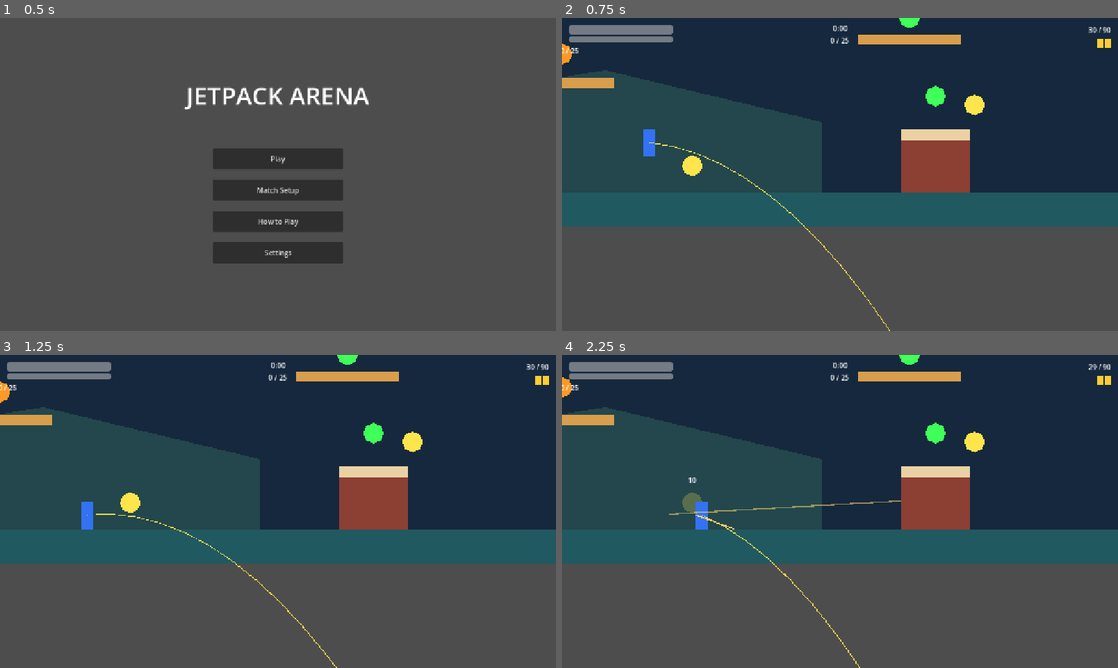
Above: before the commit, frames 1-4 (two rows, left to right).
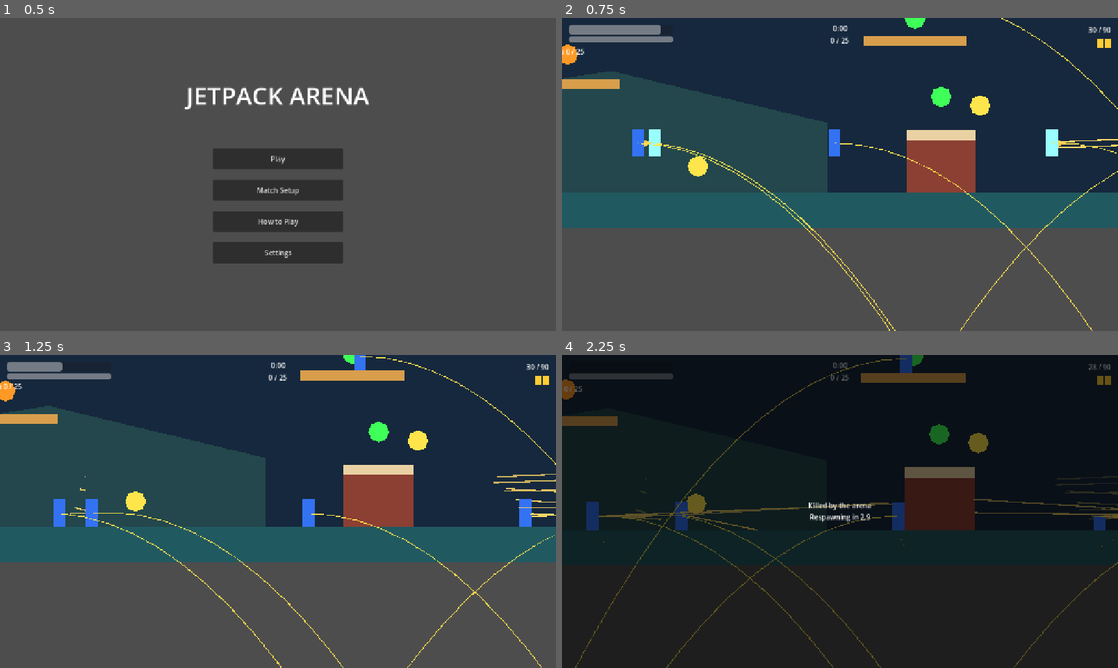
Above: after the commit, the same moments.

Repository: techafreshh/jetpack
Game: Godot game, scene res://scenes/boot.tscn
Two runs of this game, one before a commit and one after it. Both use one fixed random seed, a clock stepped at 60 frames per second and the inputs below.
Inputs (mouse positions are in pixels of both pictures, inside the frame that each line leads up to):
- Up to frame 1 (0.5 s): no input
- Up to frame 2 (0.75 s): click "Play" at 0.5 s
- Up to frame 3 (1.25 s): no input
- Up to frame 4 (2.25 s): tap Enter at 1.25 s; move the mouse to (962, 495) at 1.27 s; hold S (crouch) 1.28-2.03 s; hold D (move_right) from 1.28 s (still down); tap W at 1.52 s; click (962, 495) at 1.55 s; move the mouse to (728, 527) at 2.02 s; click (728, 527) at 2.1 s

Frame 1 is identical in both runs. In frame 2, 3.7% of the frame differs, in the area x 0-100%, y 0-100%; in frame 3, 4.9%; in frame 4, 100%.

Commit message:
[#22] Gamepad parity, 1-human-plus-7-bots full match, fixed-timestep audit
Pad bindings on all input actions plus runtime backfill and right-stick
aim in HumanPilot; match seats You plus 7 bots to results and rematch;
bot_count 8->7; how-to gamepad row; docs/BRAINSTORM.md; headless
test_gamepad and test_full_match suites green.

Diff:
--- a/jetpack/project.godot
+++ b/jetpack/project.godot
@@ -30,12 +30,12 @@
 
 [input]
 
-move_left={"deadzone": 0.2, "events": [Object(InputEventKey, …(542 unchanged characters)… "location":0,"echo":false,"script":null)]}
-move_right={"deadzone": 0.2, "events": [Object(InputEventKey …(543 unchanged characters)… "location":0,"echo":false,"script":null)]}
-crouch={"deadzone": 0.2, "events": [Object(InputEventKey,"re …(539 unchanged characters)… "location":0,"echo":false,"script":null)]}
-fly={"deadzone": 0.2, "events": [Object(InputEventKey,"resou …(836 unchanged characters)… "location":0,"echo":false,"script":null)]}
-fire={"deadzone": 0.2, "events": [Object(InputEventMouseButt …(295 unchanged characters)… alse,"double_click":false,"script":null)]}
-throw_grenade={"deadzone": 0.2, "events": [Object(InputEvent …(241 unchanged characters)… "location":0,"echo":false,"script":null)]}
+move_left={"deadzone": 0.2, "events": [Object(InputEventKey, …(542 unchanged characters)… "location":0,"echo":false,"script":null), Object(InputEventJoypadButton,"resource_local_to_scene":false,"resource_name":"","device":-1,"button_index":13,"pressure":0.0,"pressed":false,"script":null), Object(InputEventJoypadMotion,"resource_local_to_scene":false,"resource_name":"","device":-1,"axis":0,"axis_value":-1.0,"script":null)]}
+move_right={"deadzone": 0.2, "events": [Object(InputEventKey …(543 unchanged characters)… "location":0,"echo":false,"script":null), Object(InputEventJoypadButton,"resource_local_to_scene":false,"resource_name":"","device":-1,"button_index":14,"pressure":0.0,"pressed":false,"script":null), Object(InputEventJoypadMotion,"resource_local_to_scene":false,"resource_name":"","device":-1,"axis":0,"axis_value":1.0,"script":null)]}
+crouch={"deadzone": 0.2, "events": [Object(InputEventKey,"re …(539 unchanged characters)… "location":0,"echo":false,"script":null), Object(InputEventJoypadButton,"resource_local_to_scene":false,"resource_name":"","device":-1,"button_index":1,"pressure":0.0,"pressed":false,"script":null)]}
+fly={"deadzone": 0.2, "events": [Object(InputEventKey,"resou …(836 unchanged characters)… "location":0,"echo":false,"script":null), Object(InputEventJoypadButton,"resource_local_to_scene":false,"resource_name":"","device":-1,"button_index":0,"pressure":0.0,"pressed":false,"script":null)]}
+fire={"deadzone": 0.2, "events": [Object(InputEventMouseButt …(295 unchanged characters)… alse,"double_click":false,"script":null), Object(InputEventJoypadButton,"resource_local_to_scene":false,"resource_name":"","device":-1,"button_index":10,"pressure":0.0,"pressed":false,"script":null), Object(InputEventJoypadMotion,"resource_local_to_scene":false,"resource_name":"","device":-1,"axis":5,"axis_value":1.0,"script":null)]}
+throw_grenade={"deadzone": 0.2, "events": [Object(InputEvent …(241 unchanged characters)… "location":0,"echo":false,"script":null), Object(InputEventJoypadButton,"resource_local_to_scene":false,"resource_name":"","device":-1,"button_index":9,"pressure":0.0,"pressed":false,"script":null)]}
 
 [physics]
 
--- a/jetpack/resources/config/match.cfg
+++ b/jetpack/resources/config/match.cfg
@@ -3,5 +3,5 @@
 time_limit_s=300.0
 sudden_death_s=30.0
 countdown_s=3.0
-bot_count=8
+bot_count=7
 difficulty="standard"
--- a/jetpack/scenes/ui/howto.tscn
+++ b/jetpack/scenes/ui/howto.tscn
@@ -43,6 +43,7 @@
 Grenade: G
 Reload: R
 Weapons: 1-8
+Gamepad: left stick / DPad to move, right stick to aim, A to fly, RT or RB to fire, LB grenade, B crouch
 
 First to the score target wins. If the clock runs out, the leader wins; a tied clock means sudden death — next kill takes the match."
 autowrap_mode = 2
--- a/jetpack/scripts/match.gd
+++ b/jetpack/scripts/match.gd
@@ -37,6 +37,8 @@
 		_manager = MatchManager.new()
 		_manager.name = "MatchManager"
 		add_child(_manager)
+	_manager.ensure_participant("You")
+	_manager.seat_bots()
 	var points := _spawner.spawn_points()
 	var idx := Spawner.choose_spawn(points, [])
 	if idx >= 0 and idx < points.size():
@@ -64,7 +66,7 @@
 
 func _on_soldier_died() -> void:
 	if is_instance_valid(_manager):
-		_manager.record_death("soldier_0")
+		_manager.record_death("You")
 	death_count += 1
 	last_death_cause = str(_soldier.get("last_death_cause"))
 	soldier_died.emit()
--- a/jetpack/scripts/match/match_manager.gd
+++ b/jetpack/scripts/match/match_manager.gd
@@ -39,7 +39,7 @@
 var time_left: float = 300.0
 var duration: float = 0.0
 var difficulty: String = "standard"
-var bot_count: int = 8
+var bot_count: int = 7
 ## Seat bots from _ready when true; false keeps scene-embedded use inert.
 var auto_seat: bool = false
 var scoreboard: Scoreboard
@@ -330,7 +330,7 @@
 	bot_count = _cfg_int(cfg, "match", "bot_count", bot_count)
 	if bot_count < 0:
 		push_warning("matchmanager: invalid match/bot_count, keeping default")
-		bot_count = 8
+		bot_count = 7
 	var raw_diff: Variant = cfg.get_value("match", "difficulty", difficulty)
 	if raw_diff is String and String(raw_diff).to_lower() in ["easy", "standard", "sharp"]:
 		difficulty = String(raw_diff).to_lower()
--- a/jetpack/scripts/pilots/human_pilot.gd
+++ b/jetpack/scripts/pilots/human_pilot.gd
@@ -6,6 +6,10 @@
 ## for a single tick via is_action_just_pressed.
 
 var _last_aim := Vector2.ZERO
+## Right-stick deflection below this length keeps the mouse fallback.
+const PAD_DEADZONE := 0.2
+## World units the stick vector is scaled by when it steers aim.
+const STICK_AIM_RANGE := 600.0
 
 
 func _ready() -> void:
@@ -29,9 +33,28 @@
 	if parent != null:
 		_last_aim = parent.get_global_mouse_position()
 		cmd.aim_point = _last_aim
+		var stick := _pad_stick()
+		if stick != Vector2.ZERO and parent is Node2D:
+			cmd.aim_point = (parent as Node2D).global_position + stick * STICK_AIM_RANGE
 	else:
 		cmd.aim_point = _last_aim
 	return cmd
+
+
+## Right-stick deflection across connected pads (device 0 covers synthetic
+## motion events with no hardware attached). Returns ZERO inside the
+## deadzone so the mouse fallback stays untouched for keyboard players.
+func _pad_stick() -> Vector2:
+	var ids := Input.get_connected_joypads()
+	if ids.is_empty():
+		ids = [0]
+	for id in ids:
+		var v := Vector2(
+			Input.get_joy_axis(id, JOY_AXIS_RIGHT_X),
+			Input.get_joy_axis(id, JOY_AXIS_RIGHT_Y))
+		if v.length() > PAD_DEADZONE:
+			return v
+	return Vector2.ZERO
 
 
 func _ensure_input_actions() -> void:
@@ -69,6 +92,12 @@
 				press.physical_keycode = keycode
 				InputMap.action_add_event(action, press)
 	_ensure_mouse_action("fire", MOUSE_BUTTON_LEFT)
+	_ensure_pad_action("move_left", [JOY_BUTTON_DPAD_LEFT], [[JOY_AXIS_LEFT_X, -1.0]])
+	_ensure_pad_action("move_right", [JOY_BUTTON_DPAD_RIGHT], [[JOY_AXIS_LEFT_X, 1.0]])
+	_ensure_pad_action("fly", [JOY_BUTTON_A], [])
+	_ensure_pad_action("fire", [JOY_BUTTON_RIGHT_SHOULDER], [[JOY_AXIS_TRIGGER_RIGHT, 1.0]])
+	_ensure_pad_action("throw_grenade", [JOY_BUTTON_LEFT_SHOULDER], [])
+	_ensure_pad_action("crouch", [JOY_BUTTON_B], [])
 
 
 func _ensure_mouse_action(action: StringName, button: MouseButton) -> void:
@@ -83,3 +112,35 @@
 		var press := InputEventMouseButton.new()
 		press.button_index = button
 		InputMap.action_add_event(action, press)
+
+
+## Mirrors _ensure_mouse_action for pads: dedupe before add, so the
+## project.godot bindings and repeated _ready calls never double up.
+func _ensure_pad_action(action: StringName, buttons: Array, motions: Array) -> void:
+	if not InputMap.has_action(action):
+		InputMap.add_action(action)
+	for b in buttons:
+		var exists := false
+		for ev in InputMap.action_get_events(action):
+			if ev is InputEventJoypadButton and (ev as InputEventJoypadButton).button_index == int(b):
+				exists = true
+				break
+		if not exists:
+			var press := InputEventJoypadButton.new()
+			press.button_index = int(b) as JoyButton
+			InputMap.action_add_event(action, press)
+	for m in motions:
+		var maxis := int(m[0])
+		var mval := float(m[1])
+		var mexists := false
+		for ev in InputMap.action_get_events(action):
+			if ev is InputEventJoypadMotion:
+				var prev := ev as InputEventJoypadMotion
+				if prev.axis == maxis and signf(prev.axis_value) == signf(mval):
+					mexists = true
+					break
+		if not mexists:
+			var motion := InputEventJoypadMotion.new()
+			motion.axis = maxis as JoyAxis
+			motion.axis_value = mval
+			InputMap.action_add_event(action, motion)
--- /dev/null
+++ b/jetpack/tests/test_full_match.gd
@@ -0,0 +1,114 @@
+extends SceneTree
+## Headless proof for the full 1-human-plus-7-bots match: seating plus the
+## human yields exactly 8 standings rows, a short-clock fast-forward reaches
+## results with the five-key match_results shape, rematch resets to countdown
+## with zeroed scores and a full clock, the default config still audits to
+## 25 / 300s / 30s, and the sim ticks at a fixed 60 Hz.
+## Run: godot --headless --path jetpack --script res://tests/test_full_match.gd
+
+var passed := 0
+var failed := 0
+
+
+func _initialize() -> void:
+	await run_tests()
+	print("Results: %d passed, %d failed" % [passed, failed])
+	quit(1 if failed > 0 else 0)
+
+
+func check(cond: bool, label: String) -> void:
+	if cond:
+		passed += 1
+	else:
+		failed += 1
+		push_error("FAIL " + label)
+
+
+func check_close(actual: float, expected: float, tol: float, label: String) -> void:
+	check(absf(actual - expected) <= tol, "%s (expected ~%f, got %f)" % [label, expected, actual])
+
+
+func wait_physics(n: int) -> void:
+	for i in n:
+		await physics_frame
+
+
+func file_text(path: String) -> String:
+	var out := ""
+	var f := FileAccess.open(path, FileAccess.READ)
+	if f == null:
+		return out
+	while not f.eof_reached():
+		out += f.get_line() + "\n"
+	return out
+
+
+func run_tests() -> void:
+	await process_frame
+
+	# (i) Fixed-timestep audit: 60 Hz tick rate, no sim drift.
+	check(Engine.physics_ticks_per_second == 60, "physics ticks at 60Hz (got %d)" % Engine.physics_ticks_per_second)
+	var proj := file_text("res://project.godot")
+	check(proj.contains("[physics]") and proj.contains("physics_ticks_per_second=60"), "project.godot pins physics_ticks_per_second=60")
+
+	# (ii) Default config audit: 25 kills, 5:00 clock, 30s sudden death.
+	var cfg := ConfigFile.new()
+	check(cfg.load("res://resources/config/match.cfg") == OK, "default match.cfg loads")
+	check(int(cfg.get_value("match", "target_score", 0)) == 25, "default target_score is 25")
+	check_close(float(cfg.get_value("match", "time_limit_s", 0.0)), 300.0, 0.001, "default time_limit_s is 300s")
+	check_close(float(cfg.get_value("match", "sudden_death_s", 0.0)), 30.0, 0.001, "default sudden_death_s is 30s")
+
+	# (iii) Full match: arena plus a short-clock manager, 1 human + 7 bots.
+	var arena := (load("res://scenes/arena/main.tscn") as PackedScene).instantiate()
+	check(arena != null, "arena main.tscn instantiates")
+	root.add_child(arena)
+	await process_frame
+	await process_frame
+	var m := MatchManager.new()
+	m.auto_seat = false
+	arena.add_child(m)
+	await process_frame
+	await process_frame
+	check(m.match_state == "countdown", "manager starts in countdown")
+	m.time_limit_s = 5.0
+	m.time_left = 5.0
+	m.sudden_death_s = 2.0
+	m.countdown_s = 0.2
+	m.countdown_left = 0.2
+	m.target_score = 99
+	check(m.ensure_participant("You"), "human participant You seated")
+	var seated := m.seat_bots()
+	check(seated == 7, "seat_bots seats 7 bots (got %d)" % seated)
+	var table := m.get_standings()
+	check(table.size() == 8, "standings hold 8 rows for 1 human + 7 bots (got %d)" % table.size())
+	check(table.has("You"), "standings include the human")
+
+	# Fast-forward: countdown, the 5s clock, sudden death, then results.
+	var ticks := 0
+	while m.match_state != "live" and ticks < 300:
+		await physics_frame
+		ticks += 1
+	check(m.match_state == "live", "short countdown reaches live")
+	while m.match_state != "results" and ticks < 2000:
+		await physics_frame
+		ticks += 1
+	check(m.match_state == "results", "short-clock full match reaches results (state %s)" % m.match_state)
+	check(m.winner_id != "", "results name a winner (got '%s')" % m.winner_id)
+
+	# (iv) Results shape: exactly the five-key contract, 8 standings rows.
+	var r: Dictionary = m.match_results
+	for key in ["kills", "deaths", "score", "duration", "difficulty"]:
+		check(r.has(key), "match_results has key %s" % key)
+	check(r.size() == 5, "match_results has exactly five keys (got %d)" % r.size())
+	check(m.get_standings().size() == 8, "results keep 8 standings rows")
+
+	# (v) Rematch resets to countdown with zeroed scores and a full clock.
+	m.rematch()
+	check(m.match_state == "countdown", "rematch returns to countdown")
+	check(m.winner_id == "", "rematch clears winner_id")
+	check(not m.sudden_death, "rematch clears sudden_death")
+	check(m.score_for("You") == 0 and m.score_for("bot_0") == 0, "rematch zeroes scores")
+	check_close(float(m.time_left), float(m.time_limit_s), 0.001, "rematch restores full clock")
+
+	arena.queue_free()
+	await process_frame
--- /dev/null
+++ b/jetpack/tests/test_gamepad.gd
@@ -0,0 +1,206 @@
+extends SceneTree
+## Headless proof for gamepad parity: every movement/fire action carries a
+## pad binding, 60-tick pad-held fly/fire drains fuel and ammo within 5% of
+## the keyboard baseline through the same Pilot.Command consumption path,
+## right-stick deflection steers HumanPilot aim with undiminished fire drain,
+## and sim sources never touch Input directly.
+## Run: godot --headless --path jetpack --script res://tests/test_gamepad.gd
+
+var passed := 0
+var failed := 0
+
+
+func _initialize() -> void:
+	await run_tests()
+	print("Results: %d passed, %d failed" % [passed, failed])
+	quit(1 if failed > 0 else 0)
+
+
+func check(cond: bool, label: String) -> void:
+	if cond:
+		passed += 1
+	else:
+		failed += 1
+		push_error("FAIL " + label)
+
+
+func check_close(actual: float, expected: float, tol: float, label: String) -> void:
+	check(absf(actual - expected) <= tol, "%s (expected ~%f, got %f)" % [label, expected, actual])
+
+
+func check_within_frac(actual: float, baseline: float, frac: float, label: String) -> void:
+	var denom := maxf(absf(baseline), 0.0001)
+	check(absf(actual - baseline) / denom <= frac, "%s (pad %f vs keyboard %f)" % [label, actual, baseline])
+
+
+func wait_physics(n: int) -> void:
+	for i in n:
+		await physics_frame
+
+
+func release_all() -> void:
+	for action in ["move_left", "move_right", "crouch", "fly", "fire", "throw_grenade", "reload"]:
+		if InputMap.has_action(action):
+			Input.action_release(action)
+	for i in 8:
+		if InputMap.has_action("slot_%d" % (i + 1)):
+			Input.action_release("slot_%d" % (i + 1))
+
+
+func pad_set_button(btn: JoyButton, pressed: bool) -> void:
+	var ev := InputEventJoypadButton.new()
+	ev.device = 0
+	ev.button_index = btn
+	ev.pressed = pressed
+	ev.pressure = 1.0 if pressed else 0.0
+	Input.parse_input_event(ev)
+
+
+func pad_set_axis(axis: JoyAxis, value: float) -> void:
+	var ev := InputEventJoypadMotion.new()
+	ev.device = 0
+	ev.axis = axis
+	ev.axis_value = value
+	Input.parse_input_event(ev)
+
+
+func pad_release_all() -> void:
+	pad_set_button(JOY_BUTTON_A, false)
+	pad_set_button(JOY_BUTTON_B, false)
+	pad_set_button(JOY_BUTTON_LEFT_SHOULDER, false)
+	pad_set_button(JOY_BUTTON_RIGHT_SHOULDER, false)
+	pad_set_axis(JOY_AXIS_LEFT_X, 0.0)
+	pad_set_axis(JOY_AXIS_RIGHT_Y, 0.0)
+	pad_set_axis(JOY_AXIS_RIGHT_X, 0.0)
+	pad_set_axis(JOY_AXIS_TRIGGER_RIGHT, 0.0)
+	release_all()
+
+
+func file_lines(path: String) -> Array[String]:
+	var out: Array[String] = []
+	var f := FileAccess.open(path, FileAccess.READ)
+	if f == null:
+		return out
+	while not f.eof_reached():
+		out.append(f.get_line())
+	return out
+
+
+func make_ranger_soldier(aim: bool) -> CharacterBody2D:
+	var packed := load("res://scenes/soldier.tscn") as PackedScene
+	var soldier := packed.instantiate() as CharacterBody2D
+	soldier.position = Vector2(0, -200)
+	root.add_child(soldier)
+	await process_frame
+	await process_frame
+	var weapon := soldier.get_node_or_null("Weapon")
+	var ranger := load("res://resources/weapons/ranger_ar.tres") as WeaponResource
+	weapon.call("equip", ranger)
+	if aim:
+		soldier.call("set_aim_point", soldier.global_position + Vector2(300, 0))
+	return soldier
+
+
+## One 60-tick held fly+fire drain run; pad=True feeds virtual pad events,
+## pad=False uses the keyboard/mouse baseline. Returns [fuel_spent, ammo_spent].
+func drain_run(use_pad: bool) -> Array:
+	var soldier := await make_ranger_soldier(true)
+	var weapon := soldier.get_node_or_null("Weapon")
+	var fuel0 := float(soldier.get("fuel"))
+	var ammo0 := int(weapon.get("ammo"))
+	if use_pad:
+		pad_set_button(JOY_BUTTON_A, true)
+		pad_set_button(JOY_BUTTON_RIGHT_SHOULDER, true)
+	else:
+		Input.action_press("fly")
+		Input.action_press("fire")
+	await wait_physics(60)
+	var out := [fuel0 - float(soldier.get("fuel")), ammo0 - int(weapon.get("ammo"))]
+	pad_release_all()
+	soldier.queue_free()
+	await process_frame
+	return out
+
+
+func run_tests() -> void:
+	await process_frame
+	pad_release_all()
+
+	# HumanPilot backfill runs at _ready: pad events exist even where the
+	# Settings remap rebuilt the map from keys alone.
+	var backfill := HumanPilot.new()
+	root.add_child(backfill)
+	await process_frame
+
+	# (a) Every movement/fire action carries at least one pad binding.
+	for action in ["move_left", "move_right", "crouch", "fly", "fire", "throw_grenade"]:
+		var pad_events := 0
+		for ev in InputMap.action_get_events(action):
+			if ev is InputEventJoypadButton or ev is InputEventJoypadMotion:
+				pad_events += 1
+		check(pad_events > 0, "%s carries a pad binding (got %d)" % [action, pad_events])
+	var proj_lines := file_lines("res://project.godot")
+	var proj_blob := "\n".join(proj_lines)
+	check(proj_blob.contains("InputEventJoypadButton"), "project.godot maps pad buttons")
+	check(proj_blob.contains("InputEventJoypadMotion"), "project.godot maps pad motion")
+	backfill.queue_free()
+	await process_frame
+
+	# (b) 60-tick pad-held fly+fire matches the keyboard drain within 5%.
+	var kb := await drain_run(false)
+	check(float(kb[0]) > 10.0, "keyboard baseline burns fuel (spent %f)" % float(kb[0]))
+	check(int(kb[1]) >= 4, "keyboard baseline spends ammo (spent %d)" % int(kb[1]))
+	var pad := await drain_run(true)
+	check(float(pad[0]) > 10.0, "pad run burns fuel (spent %f)" % float(pad[0]))
+	check(int(pad[1]) >= 4, "pad run spends ammo (spent %d)" % int(pad[1]))
+	check_within_frac(float(pad[0]), float(kb[0]), 0.05, "pad fuel drain within 5% of keyboard")
+	check_within_frac(float(pad[1]), float(kb[1]), 0.05, "pad ammo drain within 5% of keyboard")
+
+	# (c) Right-stick deflection steers aim; deadzone keeps the fallback.
+	var host := Node2D.new()
+	host.position = Vector2(1000, 500)
+	root.add_child(host)
+	var pilot := HumanPilot.new()
+	host.add_child(pilot)
+	await process_frame
+	var fallback: Vector2 = (pilot.get_command(0.016) as Pilot.Command).aim_point
+	pad_set_axis(JOY_AXIS_RIGHT_X, 1.0)
+	pad_set_axis(JOY_AXIS_RIGHT_Y, 0.0)
+	await process_frame
+	var steered: Vector2 = (pilot.get_command(0.016) as Pilot.Command).aim_point
+	check(steered.distance_to(host.global_position + Vector2(600, 0)) < 60.0, "full-right stick aims 600 right of the soldier (got %s)" % str(steered))
+	check(steered.distance_to(fallback) > 100.0, "stick aim leaves the mouse fallback")
+	pad_set_axis(JOY_AXIS_RIGHT_X, 0.1)
+	await process_frame
+	var small: Vector2 = (pilot.get_command(0.016) as Pilot.Command).aim_point
+	check(small.is_equal_approx(fallback), "0.1 deflection stays inside the 0.2 deadzone")
+	pad_set_axis(JOY_AXIS_RIGHT_X, 0.0)
+	host.queue_free()
+	await process_frame
+
+	# (c2) Held pad fire still drains ammo while the stick steers aim.
+	var gunner := await make_ranger_soldier(false)
+	var gun := gunner.get_node_or_null("Weapon")
+	var ammo_before := int(gun.get("ammo"))
+	pad_set_axis(JOY_AXIS_RIGHT_X, 1.0)
+	pad_set_button(JOY_BUTTON_RIGHT_SHOULDER, true)
+	await wait_physics(12)
+	var gpilot := gunner.get("pilot") as HumanPilot
+	var aimed: Vector2 = (gpilot.get_command(0.016) as Pilot.Command).aim_point
+	check(aimed.distance_to(gunner.global_position + Vector2(600, 0)) < 120.0, "stick still steers while firing (got %s)" % str(aimed))
+	check(ammo_before - int(gun.get("ammo")) >= 1, "pad fire drains ammo while stick-aiming")
+	pad_release_all()
+	gunner.queue_free()
+	await process_frame
+
+	# (d) Source gate: sim files never touch Input; the pad path ends in HumanPilot.
+	for path in ["res://scripts/soldier.gd", "res://scripts/weapons/weapon.gd", "res://scripts/match.gd", "res://scripts/pilots/bot_pilot.gd"]:
+		var lines := file_lines(path)
+		check(not lines.is_empty(), "%s reads from disk" % path)
+		var hits := 0
+		for ln in lines:
+			if (ln as String).contains("Input."):
+				hits += 1
+		check(hits == 0, "%s has zero Input. lines (got %d)" % [path, hits])
+
+	pad_release_all()
Not shown, added: jetpack/tests/test_full_match.gd.uid
Not shown, added: jetpack/tests/test_gamepad.gd.uid
Not shown, added: jetpack/docs/BRAINSTORM.md
